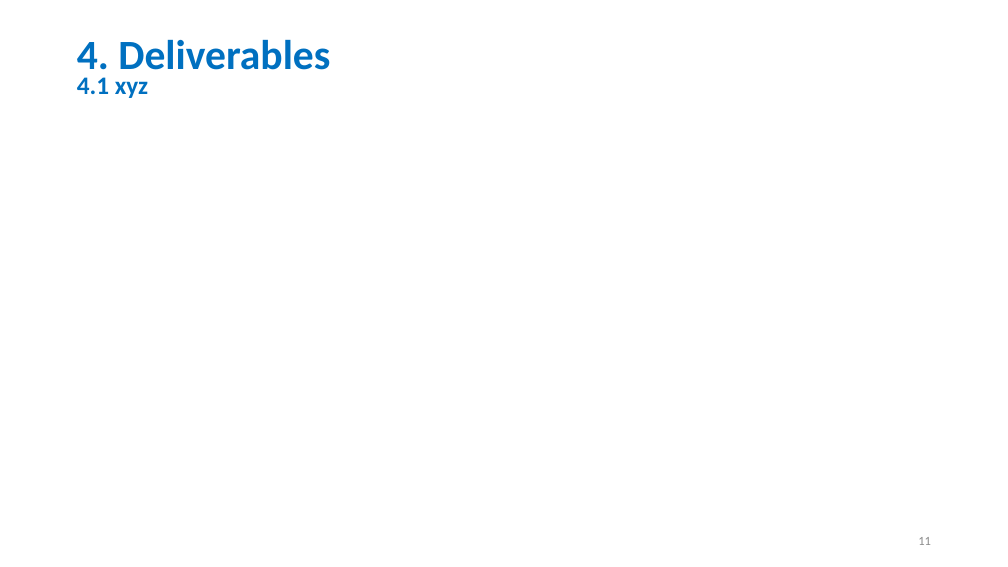
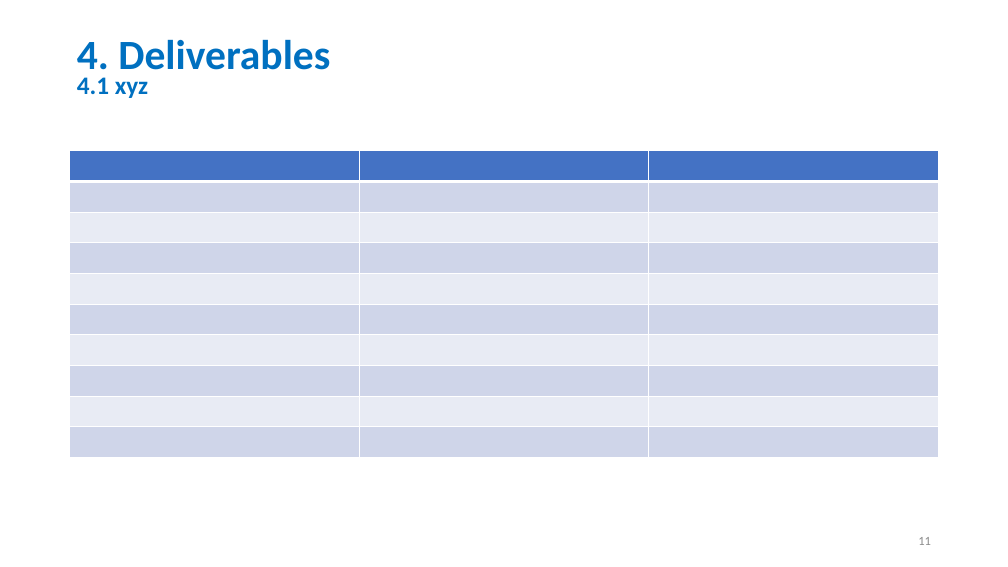
Before and after one commit to stephen823/Group_Project_1-How-Does-Social-Media-Impact-Our-Live, a slide deck: slide 11 of 002 - Deliverables/Social_Media_v0.01.pptx. Drawn at 1008x567 pixels with LibreOffice and Linux fonts; fonts in the diff are those of the drawing. Boxes give left, top, right and bottom in pixels: in the first picture for what was removed or moved away, otherwise in the second. Text is boxed around its words. In the diff, an @@ line names an element or a change of style, - is before the commit and + after.

```diff
--- a/002 - Deliverables/Social_Media_v0.01.pptx
+++ b/002 - Deliverables/Social_Media_v0.01.pptx
@@ table added at box(70, 151, 938, 458), 10 rows, 3 columns @@
+ |  | 
+ |  | 
+ |  | 
+ |  | 
+ |  | 
+ |  | 
+ |  | 
+ |  | 
+ |  | 
+ |  | 
```
Also in this commit, not shown: 3 other slides changed, 4 slides added, 1 slide removed.
